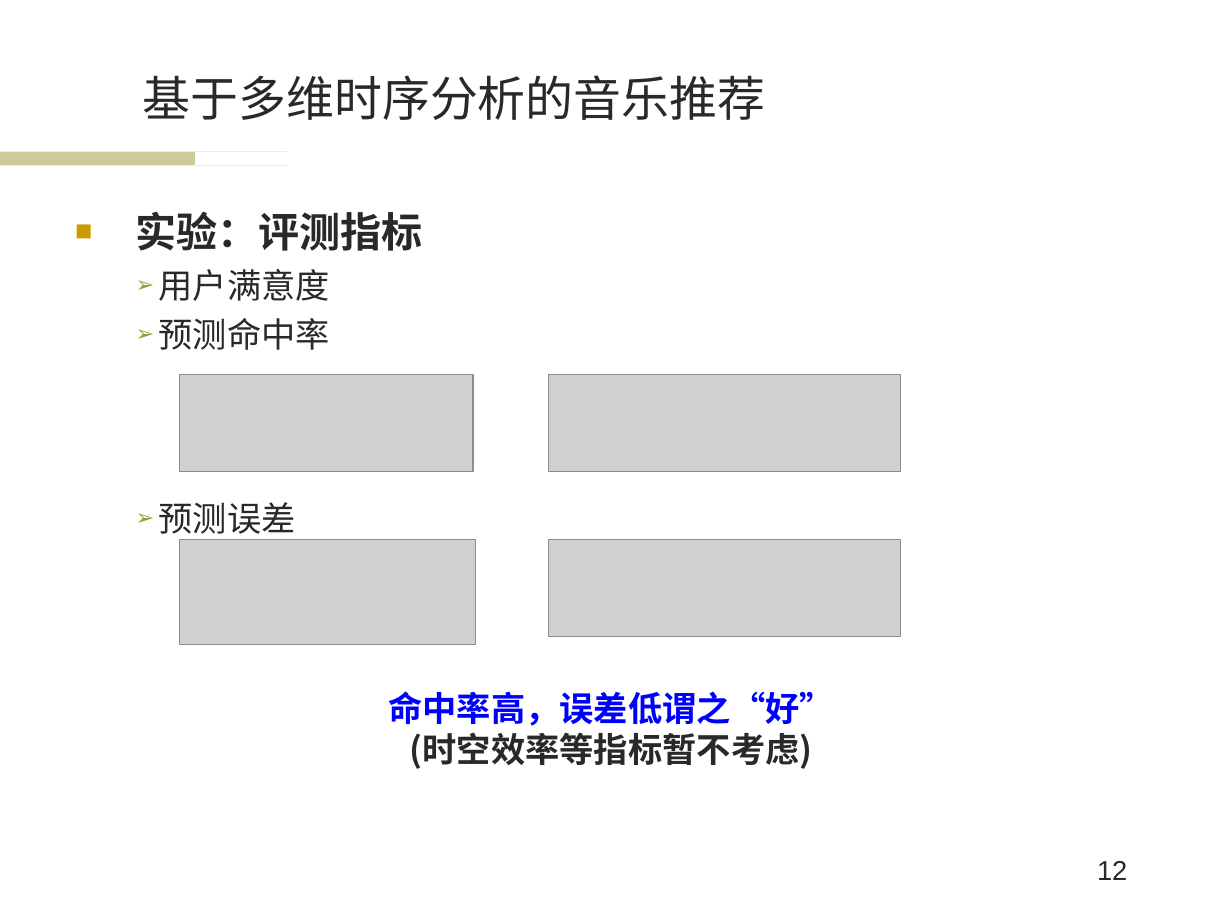
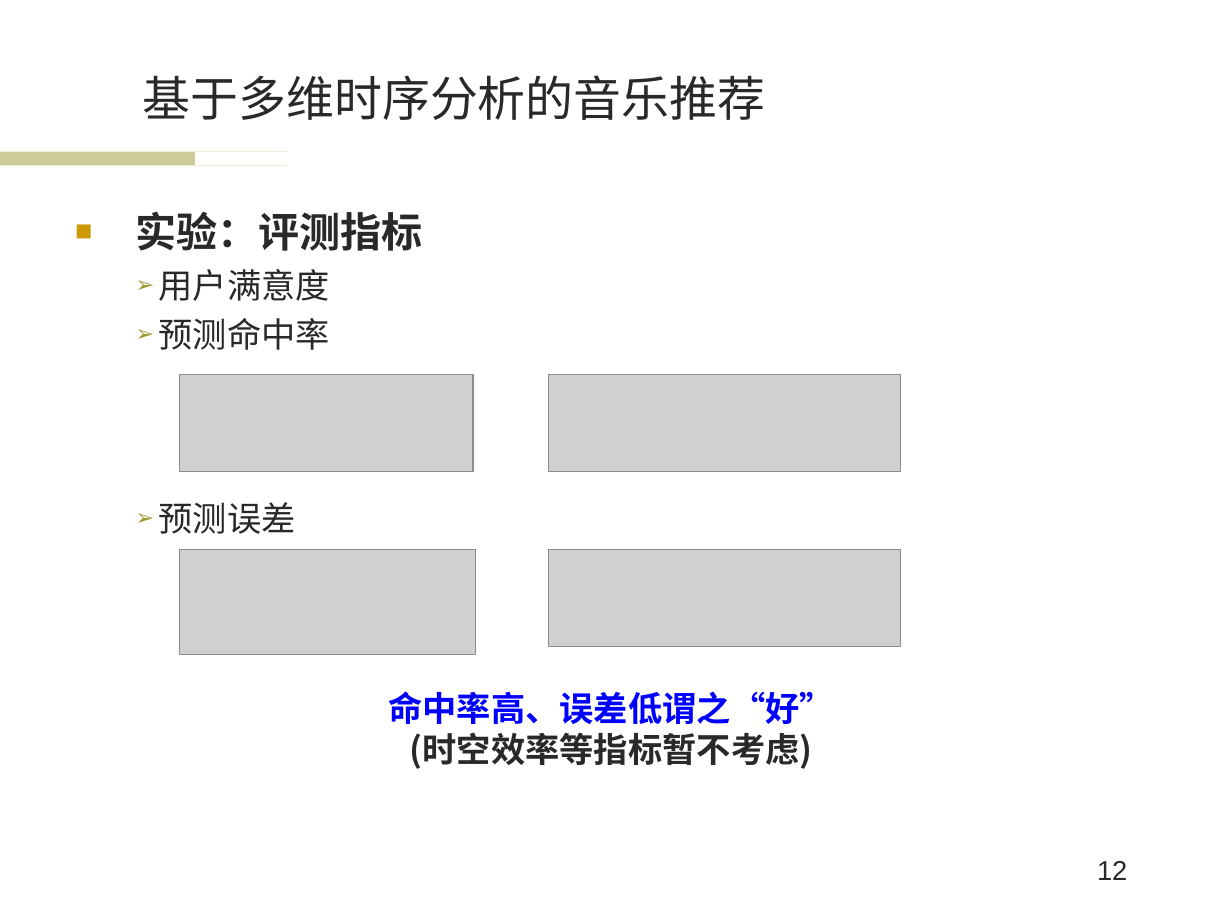
Before and after one commit to wwssttt/NJUThesis, a slide deck: slide 12 of 答辩准备/一种基于时间序列分析的个性化音乐推荐系统及其实现.ppt. Drawn at 1232x924 pixels with LibreOffice and Linux fonts; fonts in the diff are those of the drawing; grey boxes stand for pictures; background and template pictures are left out. Boxes give left, top, right and bottom in pixels: in the first picture for what was removed or moved away, otherwise in the second. Text is boxed around its words. In the diff, an @@ line names an element or a change of style, - is before the commit and + after.

```diff
--- a/答辩准备/一种基于时间序列分析的个性化音乐推荐系统及其实现.ppt
+++ b/答辩准备/一种基于时间序列分析的个性化音乐推荐系统及其实现.ppt
@@ picture: place and size @@
-picture at [180,540,476,644]
+picture at [180,549,476,654]
@@ picture: place and size @@
-picture at [548,540,901,637]
+picture at [548,549,901,647]
@@ text at [388,691,834,724]: text changed @@
-命中率高，误差低谓之“好”
+命中率高、误差低谓之“好”
```
Also in this commit, not shown: 1 other slide changed.
